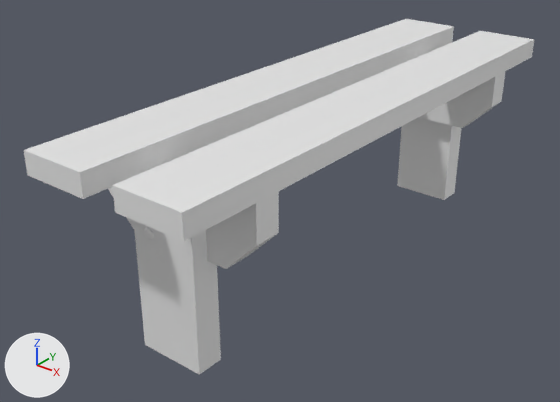
A saved change to the FBX model Assets/Resources/Decoration/walking_trail_bench.fbx.
Rendered twice from a camera (50 mm lens) standing at (0.99, -1.428, 0.995) and looking at (-0.075, -0.096, 0.17). Arrows for +X, +Y and +Z are at lower left; the lights stay in place.

Objects in the first picture: 'walking_trail_bench'.
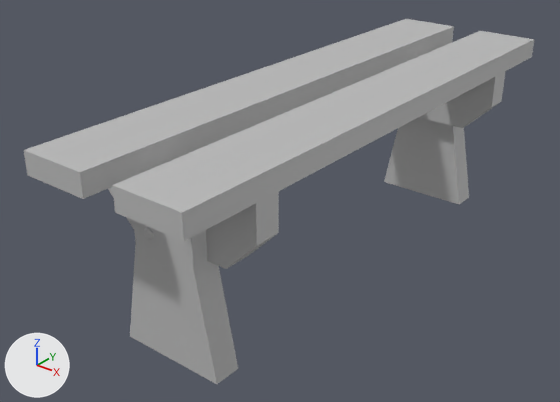
Patch to the scene script:
```diff
--- a/Assets/Resources/Decoration/walking_trail_bench.fbx.py
+++ b/Assets/Resources/Decoration/walking_trail_bench.fbx.py
@@ mat_phong1 @@
+mat_phong1 = principled_material('phong1')
+mat_phong1.base_color = (0.5, 0.5, 0.5)  # grey #bcbcbc
+mat_phong1.roughness = 0.553
@@ me_cube_005 @@
 me_cube_005.from_pydata(...)  # 448 vertices, 444 faces; spans x -0.205..0.205, y -0.687..0.687, z 0.0..0.458
 # used by ob_walking_trail_bench; location = (0.0, 0.0, 0.0)
 # before: 28 (-0.08, -0.549, 0.0) at pixel (145, 344), 30 (-0.08, -0.485, 0.0), 31 (0.08, -0.549, 0.0) at pixel (199, 374), 33 (0.08, -0.485, 0.0) at pixel (220, 359), 34 (-0.08, -0.511, 0.0)
 # before: 36 (0.08, -0.511, 0.0) at pixel (212, 365)
 # before: 256 (-0.08, 0.549, 0.0), 258 (-0.08, 0.485, 0.0) at pixel (397, 185), 259 (0.08, 0.549, 0.0) at pixel (454, 192), 261 (0.08, 0.485, 0.0) at pixel (444, 200), 262 (-0.08, 0.511, 0.0)
 # before: 264 (0.08, 0.511, 0.0) at pixel (448, 197)
-me_cube_005.materials.append(mat_basic)  # white #e7e7e7
+# me_cube_005 part 1
+for i in [28, 30, 34]: me_cube_005.vertices[i].co += Vector((-0.048, 0.0, 0.0))
+for i in [31, 33, 36]: me_cube_005.vertices[i].co += Vector((0.048, 0.0, 0.0))
+# me_cube_005 part 2
+for i in [256, 258, 262]: me_cube_005.vertices[i].co += Vector((-0.048, 0.0, 0.0))
+for i in [259, 261, 264]: me_cube_005.vertices[i].co += Vector((0.048, 0.0, 0.0))
+me_cube_005.materials.append(mat_phong1)  # grey #bcbcbc
```

Boxes [x1, y1, x2, y2] around the edits, measured in the pictures (560 x 402 px; the box of a moved part takes in the faces that stretch with it):
'walking_trail_bench', recoloured, reshaped (white to grey)
    before: [24, 19, 534, 375]
    after: [24, 19, 534, 384]
part 1 of me_cube_005, moved or reshaped
    before: [136, 243, 221, 375]
    after: [130, 243, 238, 384]
part 2 of me_cube_005, moved or reshaped
    before: [397, 118, 461, 200]
    after: [384, 118, 469, 204]
